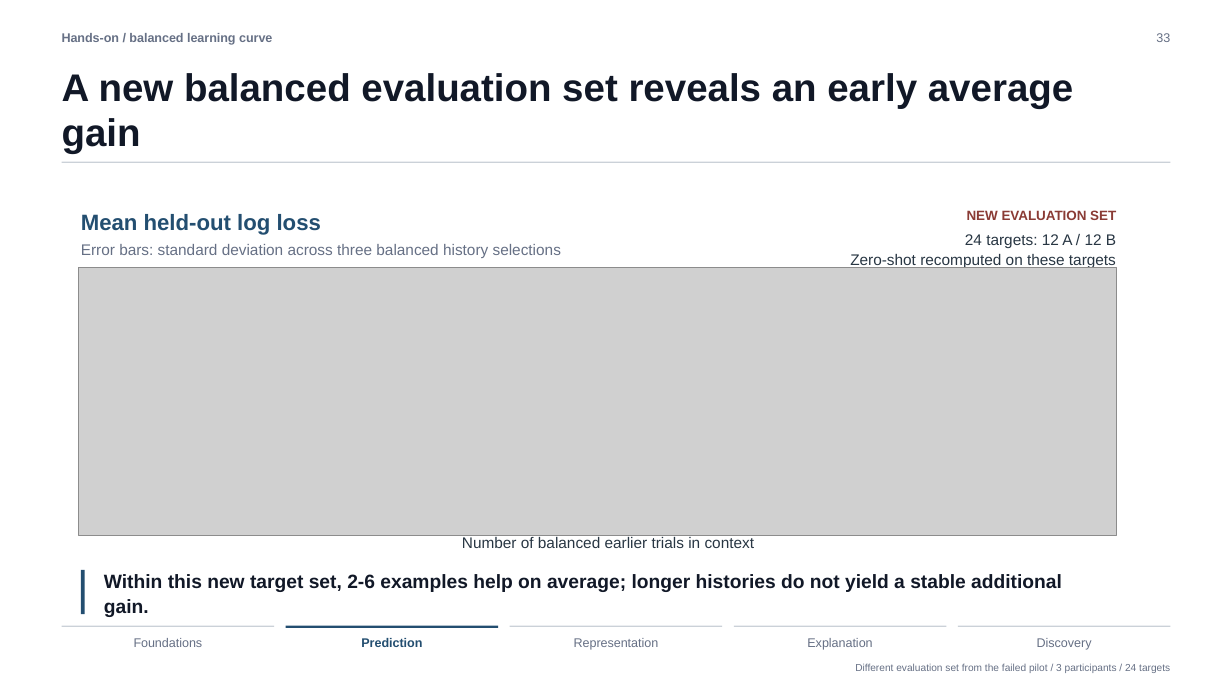
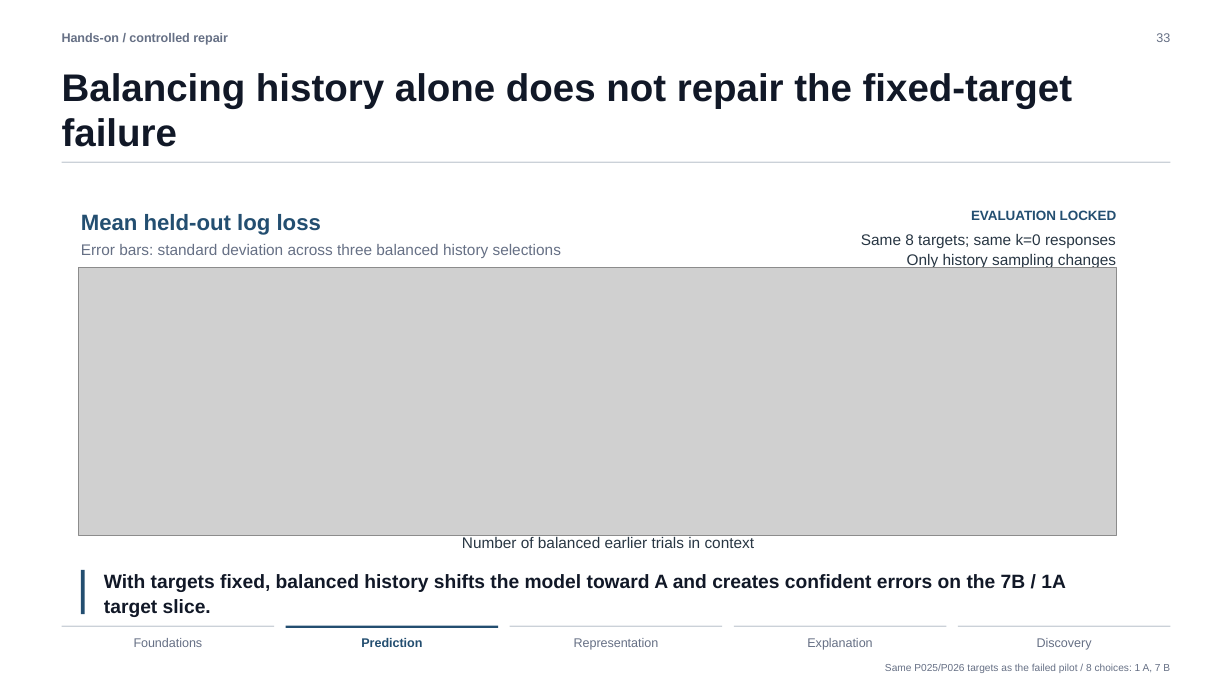
Before and after one commit to xhb120633/LLM_human_decisions, a slide deck: slide 33 of slides/llm_human_decisions_tutorial.pptx. Drawn at 1232x693 pixels with LibreOffice and Linux fonts; fonts in the diff are those of the drawing; grey boxes stand for pictures. Boxes give left, top, right and bottom in pixels: in the first picture for what was removed or moved away, otherwise in the second. Text is boxed around its words. In the diff, an @@ line names an element or a change of style, - is before the commit and + after.

Commit message:
Fix evaluation set in history-balance experiment

```diff
--- a/slides/llm_human_decisions_tutorial.pptx
+++ b/slides/llm_human_decisions_tutorial.pptx
@@ text at bbox=[62, 33, 228, 45]: text changed @@
-Hands-on / balanced learning curve
+Hands-on / controlled repair
@@ text at bbox=[62, 73, 1072, 147]: text changed @@
-A new balanced evaluation set reveals an early average gain
+Balancing history alone does not repair the fixed-target failure
@@ text at bbox=[861, 234, 1116, 269]: text changed @@
-24 targets: 12 A / 12 B
-Zero-shot recomputed on these targets
+Same 8 targets; same k=0 responses
+Only history sampling changes
@@ text at bbox=[971, 210, 1117, 220]: text changed; text colour #8A3B35 to #234E70 @@
-NEW EVALUATION SET
+EVALUATION LOCKED
@@ text at bbox=[104, 574, 1066, 617]: text changed @@
-Within this new target set, 2-6 examples help on average; longer histories do not yield a stable additional gain.
+With targets fixed, balanced history shifts the model toward A and creates confident errors on the 7B / 1A target slice.
@@ text at bbox=[885, 663, 1170, 673]: text changed @@
-Different evaluation set from the failed pilot / 3 participants / 24 targets
+Same P025/P026 targets as the failed pilot / 8 choices: 1 A, 7 B
```
Also in this commit, not shown: 2 other slides changed, 9 other files.
